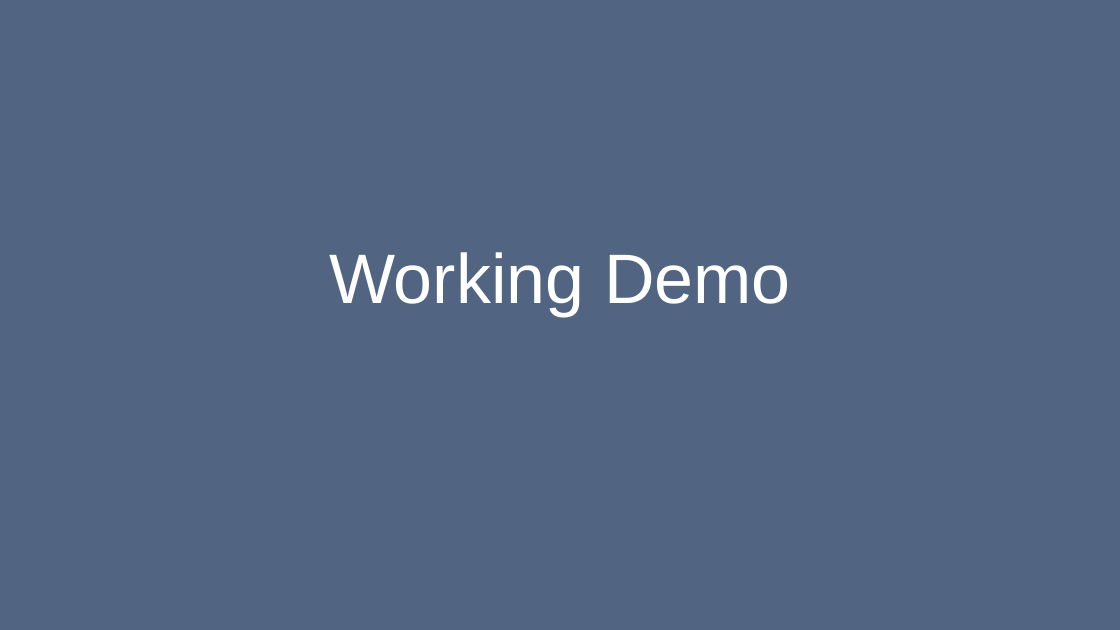
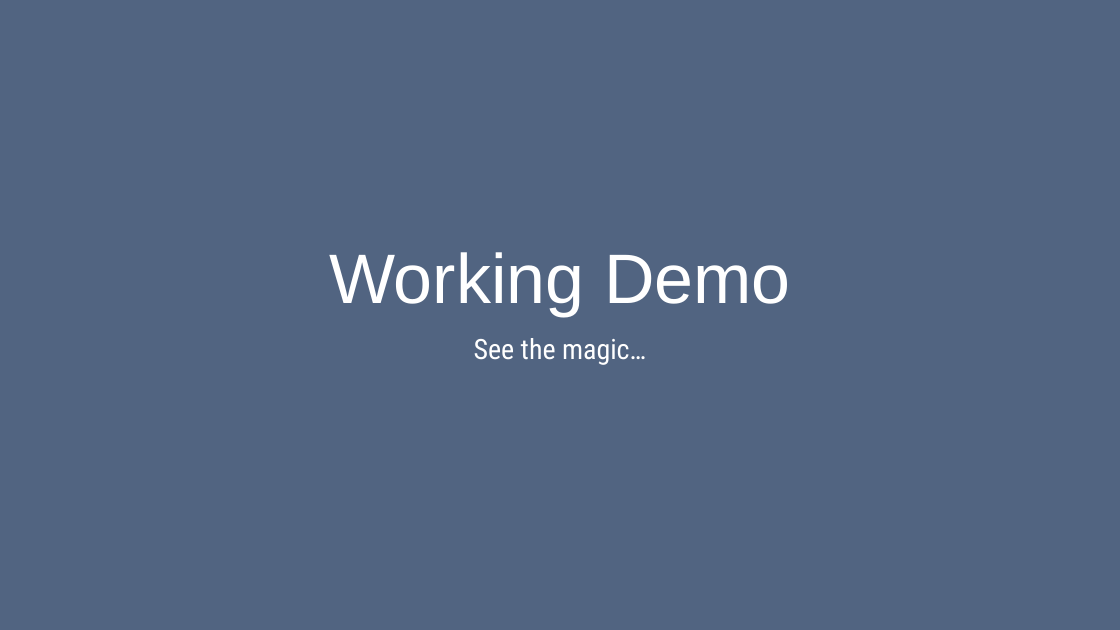
Before and after one commit to janakaras/docker-in-the-cloud, a slide deck: slide 24 of Project Presentation.pptx (slide 16 before the commit). Drawn at 1120x630 pixels with LibreOffice and Linux fonts; fonts in the diff are those of the drawing. Boxes give left, top, right and bottom in pixels: in the first picture for what was removed or moved away, otherwise in the second. Text is boxed around its words. In the diff, an @@ line names an element or a change of style, - is before the commit and + after.

```diff
--- a/Project Presentation.pptx
+++ b/Project Presentation.pptx
@@ subtitle added at (474, 338, 646, 365), 24 pt, text #FFFFFF @@
+See the magic…
```
Also in this commit, not shown: 7 other slides changed, 9 slides added, 3 slides removed.
